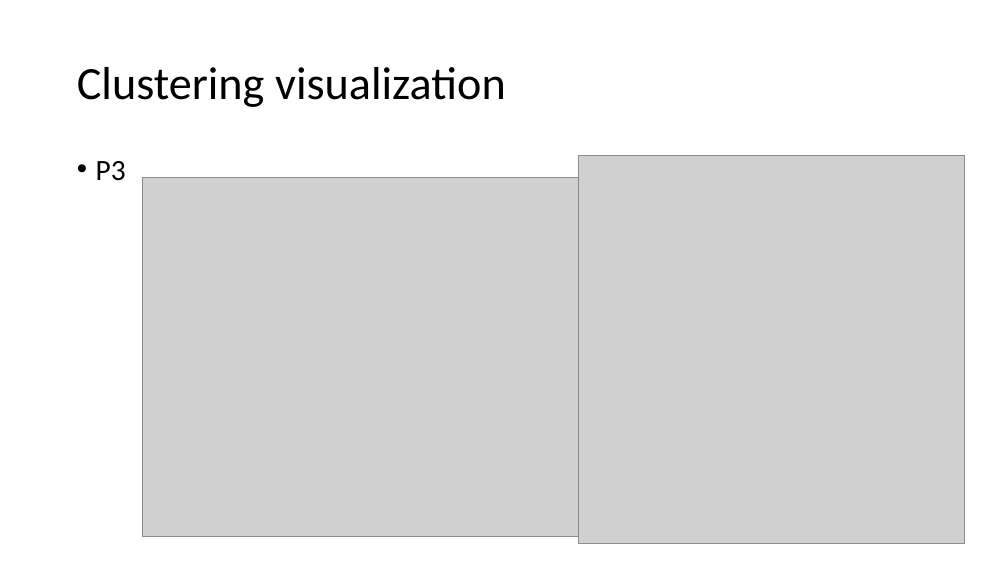
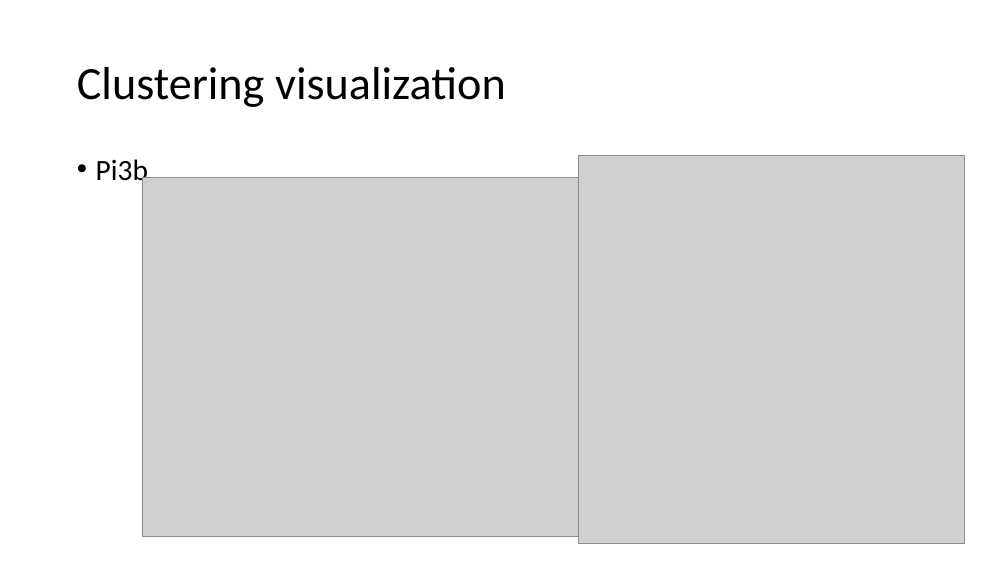
Before and after one commit to GXG-CS/Smart-Cameras, a slide deck: slide 7 of Benchmark.pptx. Drawn at 1008x567 pixels with LibreOffice and Linux fonts; fonts in the diff are those of the drawing; grey boxes stand for pictures. Boxes give left, top, right and bottom in pixels: in the first picture for what was removed or moved away, otherwise in the second. Text is boxed around its words. In the diff, an @@ line names an element or a change of style, - is before the commit and + after.

```diff
--- a/Benchmark.pptx
+++ b/Benchmark.pptx
@@ text at (x1=96, y1=159, x2=148, y2=187): text changed @@
-• P3
+• Pi3b
```
Also in this commit, not shown: 1 other slide changed, 1 slide added, 1 other file.
